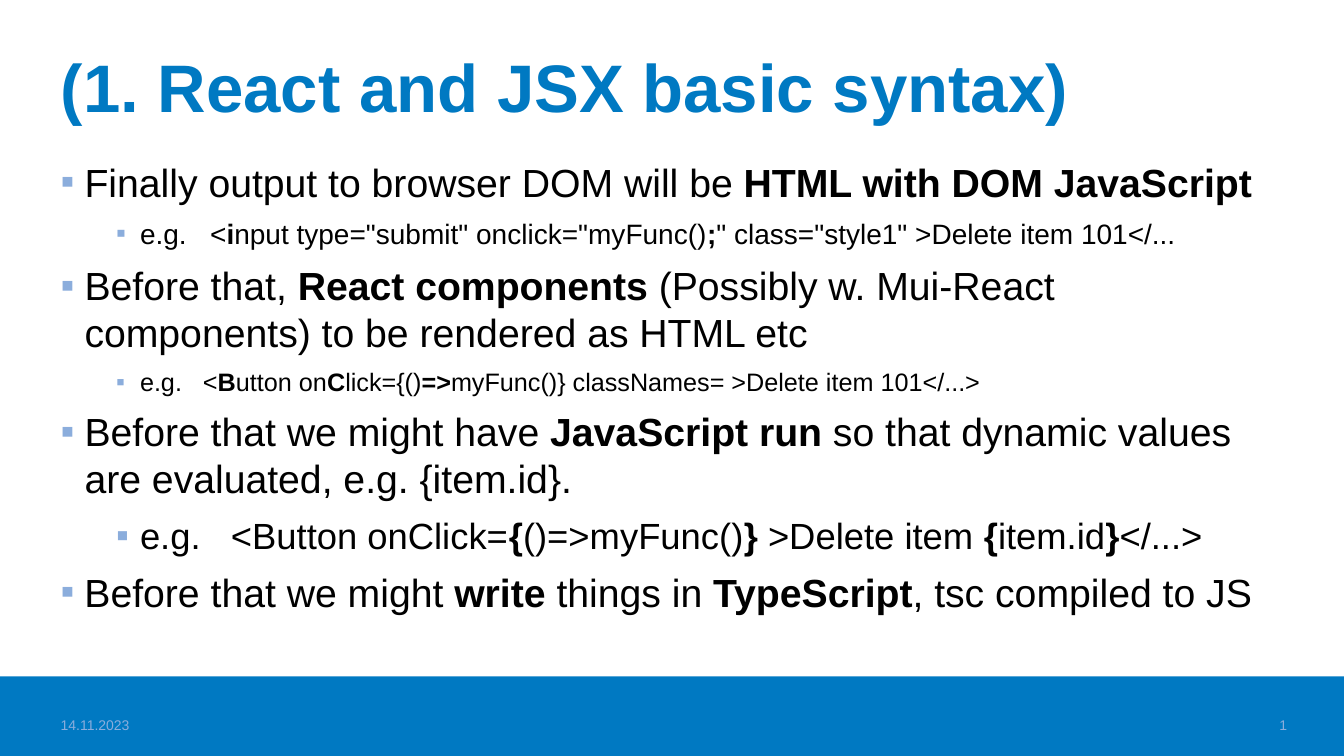
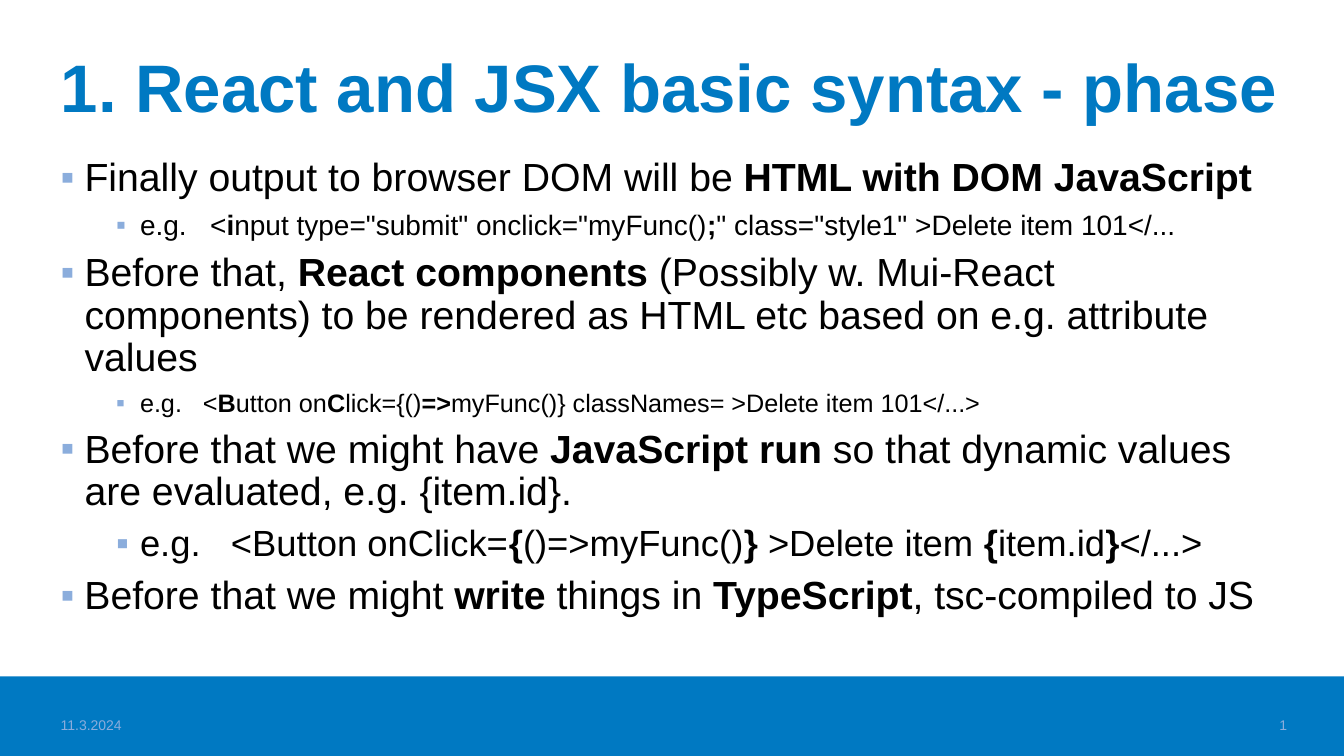
Before and after one commit to haagahelia/ohke-teknologiat, a slide deck: slide 1 of 05_frontend/Frontend_VideoTopics.pptx. Drawn at 1344x756 pixels with LibreOffice and Linux fonts; fonts in the diff are those of the drawing; background and template pictures are left out. Boxes give left, top, right and bottom in pixels: in the first picture for what was removed or moved away, otherwise in the second. Text is boxed around its words. In the diff, an @@ line names an element or a change of style, - is before the commit and + after.

```diff
--- a/05_frontend/Frontend_VideoTopics.pptx
+++ b/05_frontend/Frontend_VideoTopics.pptx
@@ title at (x1=61, y1=63, x2=1277, y2=125): text changed @@
-(1. React and JSX basic syntax)
+1. React and JSX basic syntax - phase
@@ text at (x1=85, y1=162, x2=1252, y2=564): line spacing 1 to 0.9 @@
@@ text at (x1=85, y1=257, x2=1208, y2=372): text changed @@
-▪ Before that, React components (Possibly w. Mui-React components) to be rendered as HTML etc
+▪ Before that, React components (Possibly w. Mui-React components) to be rendered as HTML etc based on e.g. attribute values
@@ text at (x1=84, y1=580, x2=1254, y2=617): text changed @@
-▪ Before that we might write things in TypeScript, tsc compiled to JS
+▪ Before that we might write things in TypeScript, tsc-compiled to JS
@@ text at (x1=61, y1=720, x2=122, y2=730): text changed @@
-14.11.2023
+11.3.2024
```
Also in this commit, not shown: 15 other slides changed, 1 other file.
